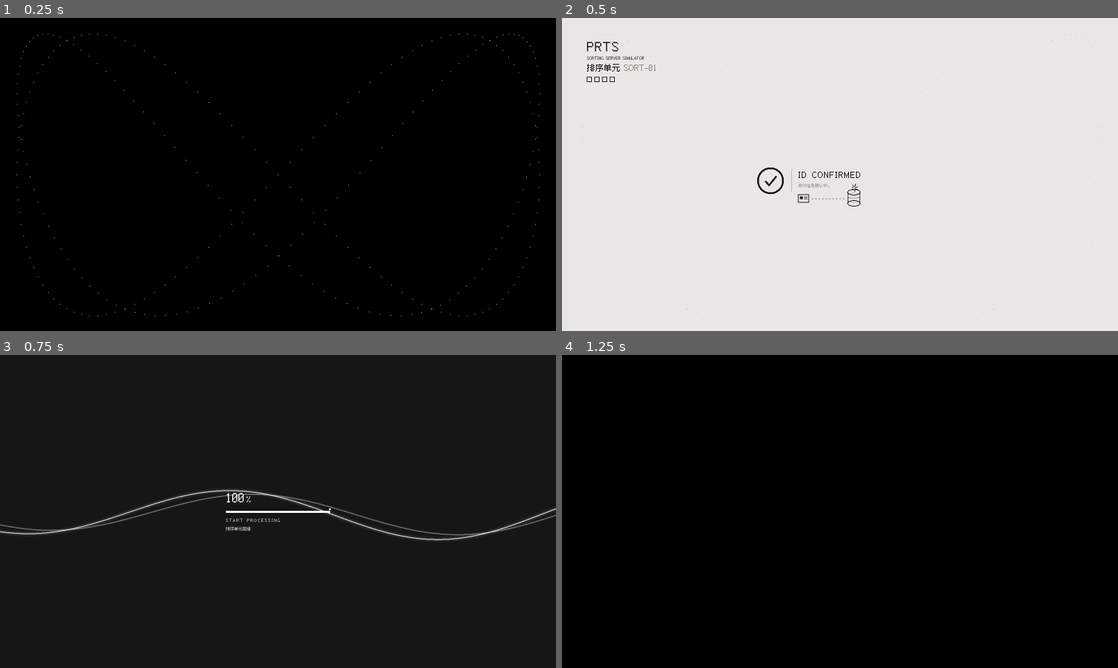
Above: before the commit, frames 1-4 (two rows, left to right).
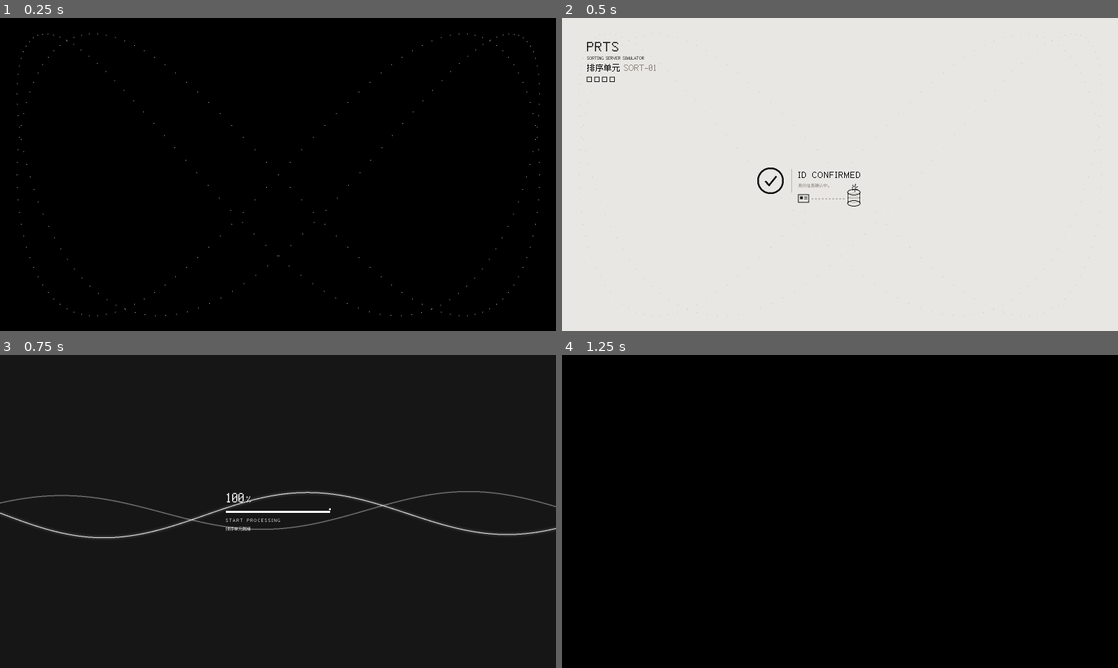
Above: after the commit, the same moments.

Repository: WWNNL/SORTING-SERVER-SIMULATOR
Game: Godot game, scene res://scenes/main.tscn
Same seed, same stepped clock (60 frames per second), same inputs: the game is played once before the commit and once after it.
Inputs (mouse positions are in pixels of both pictures, inside the frame that each line leads up to):
- Up to frame 1 (0.25 s): no input
- Up to frame 2 (0.5 s): no input
- Up to frame 3 (0.75 s): click (400, 639) at 0.52 s; type "12" at 0.6 s
- Up to frame 4 (1.25 s): no input

Frames 1-2 are identical in both runs. In frame 3, 2.3% of the frame differs, in the area x 0-100%, y 42-60%; in frame 4, nothing differs.

Commit message:
fix: 两条波都改成从左往右走（原来方向是反的）
相位里那一项写成的是 + t*speed，于是相位相同的点随 t 往 u 小的方向挪，
波峰一路往左跑。改成 - t*speed，两个分量都改，方向就正过来了：
主波每秒走 0.35 个屏宽，实测波峰位置 0.696 → 0.802 → 0.906（0.3 秒一档）。

直觉上"加 = 往右"在这里正好是反的，注释里把这个坑写清楚了——不然下次
调参很容易又加回去。

新增方向测试：光看 y 变没变分不出往哪边，得找"让 t+dt 的波形和 t 的波形
重合得最好"的横向位移，位移为正才是往右。两条波各测一次（主波 0.028、
副波 0.022 个屏宽 / 0.08 秒），再加一条钉住量级的断言——免得哪天位移变成
噪声凑出来的正数也算通过。

顺带把 WAVE_OFFSET / WAVE2_AMP 的注释改成和你调过的值（2.5 / 0.80）一致。

Diff:
--- a/scripts/ui/login_screen.gd
+++ b/scripts/ui/login_screen.gd
@@ -80,12 +80,15 @@
 ## 一段 2.4 秒的处理里它刚好从画面一头走到另一头，看得出来在流，
 ## 又不至于快到晃眼。一条波内部次级分量是它的 0.37 倍（见 wave_y）。
 const WAVE_SPEED := 3.0
-## 第二条波：相位错开 0.9 弧度（横向约错开 0.1 个屏宽），速度是主波的 82%，
-## 振幅 85%。速度差是关键——两条线的交错点会随相位差慢慢游走，像两个略微
-## 失谐的振荡器；完全同速的话，两条线只会像两条车道那样并排平移。
-const WAVE_OFFSET := 0.9
+## 第二条波：相位错开 2.5 弧度（接近反相），速度是主波的 82%，振幅 80%。
+## 错到这个角度，两条线在画面里交成一组透镜形，像同一路信号的镜像。
+##
+## 速度差是关键——两条线的交错点会随相位差慢慢游走（一段处理里从 2.5 漂到
+## 3.8 弧度，中途正好经过完全反相），像两个略微失谐的振荡器；完全同速的话，
+## 两条线只会像两条车道那样并排平移。
+const WAVE_OFFSET := 2.5
 const WAVE2_SPEED := WAVE_SPEED * 0.82
-const WAVE2_AMP := 0.85
+const WAVE2_AMP := 0.80
 
 enum { ST_LIGHT, ST_DARK, ST_OUT }
 
@@ -474,17 +477,20 @@
 ## 波形上某一点的 y（u 是横向占比 0~1）。offset 是相位差、speed 是行进速度、
 ## amp 是振幅系数——第二条波就是靠这三个参数错开一点画出来的。
 ##
-## 波形是**走的**：给相位加一个随时间递增的项，波峰就沿着 x 一路推过去。
+## 波形是**走的**，方向从左往右：相位里那一项是**减** t*speed。写成加的话，
+## 相位相同的点会随 t 往 u 小的方向挪，波峰就往左跑了——直觉上"加 = 往右"，
+## 这里正好是反的，两个分量都得用减。
+##
 ## 一条波里两个分量用不同的速度（主分量快、次级慢），叠出来的形状会边走边
 ## 变形——同速的话整条只是平移，看着像一张图在滑，不像"信号在流"。
 ##
 ## 抽成纯函数（只吃占比、屏高、时刻）：动画对不对得**量**得出来——
-## 光看两张截图说不清"它真的在动"，还是我截图时手抖了一下。
+## 光看两张截图说不清"它真的在动"，更看不出它是往哪边动。
 static func wave_y(u: float, h: float, t: float, offset := 0.0,
 		speed := WAVE_SPEED, amp := 1.0) -> float:
 	return h * 0.5 + sin(t * 0.7 + offset * 0.5) * h * 0.006 * amp \
-		+ sin(u * TAU * 1.35 + 0.6 + t * speed + offset) * h * 0.075 * amp \
-		+ sin(u * TAU * 0.8 + 1.9 + t * speed * 0.37 + offset * 0.6) * h * 0.010 * amp
+		+ sin(u * TAU * 1.35 + 0.6 - t * speed + offset) * h * 0.075 * amp \
+		+ sin(u * TAU * 0.8 + 1.9 - t * speed * 0.37 + offset * 0.6) * h * 0.010 * amp
 
 
 ## 中央：大号百分比 + 进度条 + START PROCESSING / 中文状态。
--- a/tests/test_login.gd
+++ b/tests/test_login.gd
@@ -258,6 +258,45 @@
 		t2 += 0.05
 	_test("副波也在中段", inside2, "三秒里都落在 %.0f~%.0f 之间" % [h * 0.36, h * 0.64])
 
+	# 方向：两条都得**从左往右**。光看 y 变没变分不出方向，得找"让 t+dt 的波形
+	# 和 t 的波形重合得最好"的那个横向位移——位移为正就是从左边往右边走。
+	var du_main := _wave_shift(h, 0.3, 0.08, 0.0,
+		LoginScreen.WAVE_SPEED, 1.0)
+	_test("主波从左往右走", du_main > 0.0,
+		"0.08 秒里右移 %.3f 个屏宽" % du_main)
+
+	var du_sub := _wave_shift(h, 0.3, 0.08, LoginScreen.WAVE_OFFSET,
+		LoginScreen.WAVE2_SPEED, LoginScreen.WAVE2_AMP)
+	_test("副波也从左往右走", du_sub > 0.0,
+		"0.08 秒里右移 %.3f 个屏宽" % du_sub)
+
+	# 方向反了的话位移会是负的——留一条断言把这个符号钉住
+	_test("位移量级合理（不是噪声凑出来的正数）",
+		du_main > 0.01 and du_main < 0.06 and du_sub > 0.005 and du_sub < du_main,
+		"主波 %.3f / 副波 %.3f（副波慢，位移该更小）" % [du_main, du_sub])
+
+
+## 找出让"t+dt 的波形"和"t 的波形"重合得最好的横向位移（以屏宽为单位）。
+## 在 ±0.06 个屏宽里逐档试，取误差最小的那一档。返回为正 = 波形在往右走。
+func _wave_shift(h: float, t: float, dt: float, offset: float,
+		speed: float, amp: float) -> float:
+	var best_du := 0.0
+	var best_err := 1.0e20
+	var du := -0.06
+	while du <= 0.0601:
+		var err := 0.0
+		var u := 0.05
+		while u <= 0.95:
+			var a := LoginScreen.wave_y(u, h, t, offset, speed, amp)
+			var b := LoginScreen.wave_y(u + du, h, t + dt, offset, speed, amp)
+			err += (b - a) * (b - a)
+			u += 0.02
+		if err < best_err:
+			best_err = err
+			best_du = du
+		du += 0.002
+	return best_du
+
 
 func _test(name: String, ok: bool, detail: String) -> void:
 	if ok:
